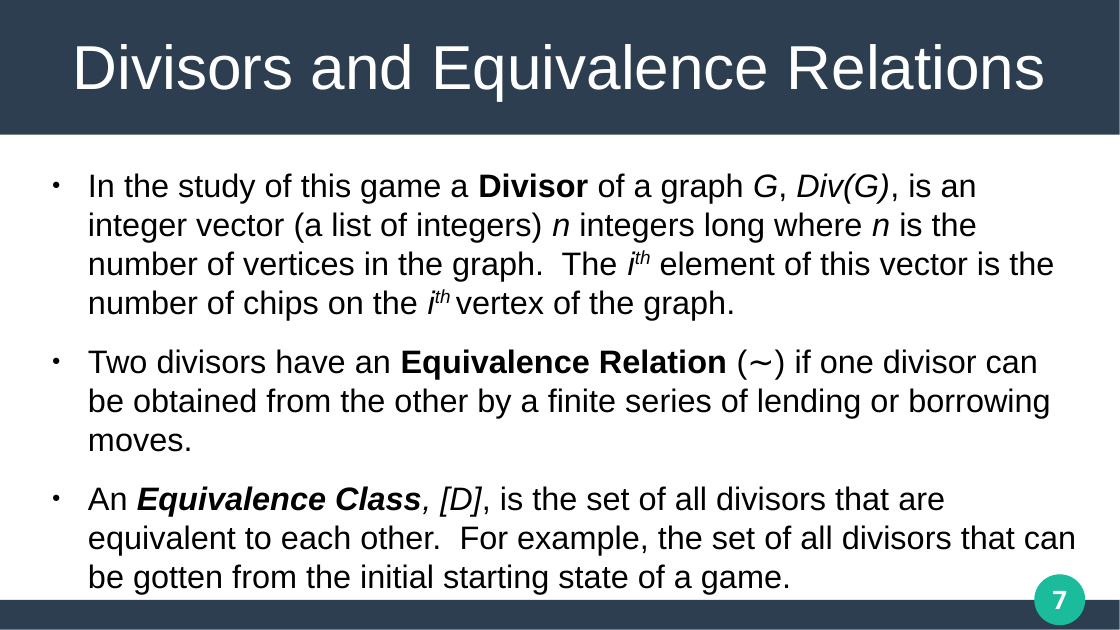
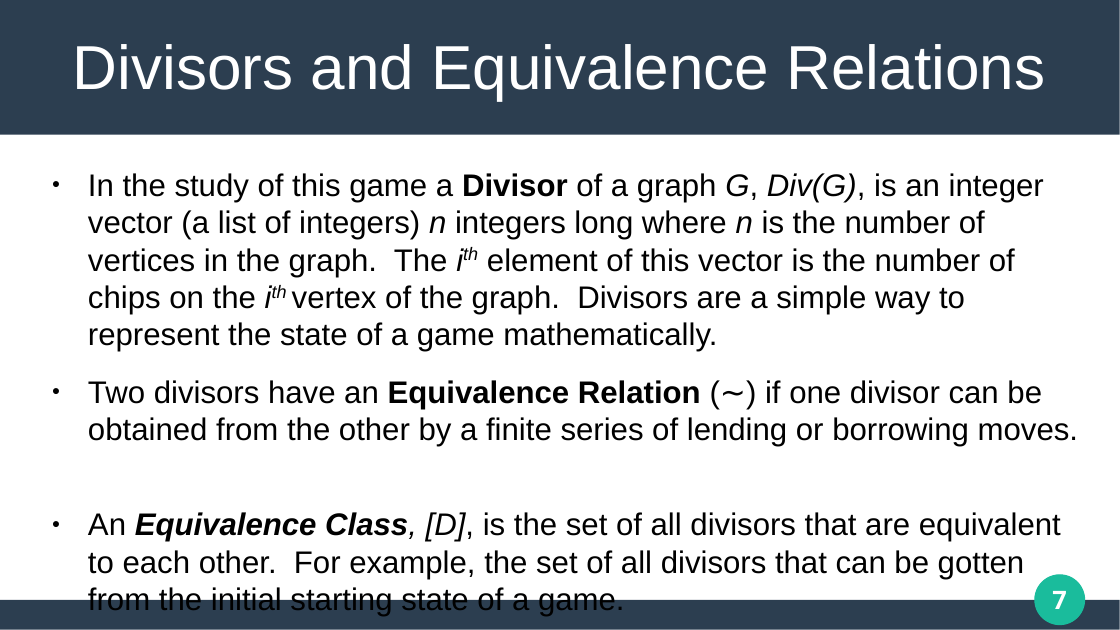
Before and after one commit to matthew-pisano/ChipFiring, a slide deck: slide 7 of Docs/SUREPresentation.pptx. Drawn at 1120x630 pixels with LibreOffice and Linux fonts; fonts in the diff are those of the drawing. Boxes give left, top, right and bottom in pixels: in the first picture for what was removed or moved away, otherwise in the second. Text is boxed around its words. In the diff, an @@ line names an element or a change of style, - is before the commit and + after.

```diff
--- a/Docs/SUREPresentation.pptx
+++ b/Docs/SUREPresentation.pptx
@@ text at bbox=[88, 173, 1044, 352]: text changed; size 23 to 22.1 pt @@
-● In the study of this game a Divisor of a graph G, Div(G), is an integer vector (a list of integers) n integers long where n is the number of vertices in the graph. The ith element of this vector is the number of chips on the ith vertex of the graph.
+● In the study of this game a Divisor of a graph G, Div(G), is an integer vector (a list of integers) n integers long where n is the number of vertices in the graph. The ith element of this vector is the number of chips on the ith vertex of the graph. Divisors are a simple way to represent the state of a game mathematically.
@@ text at bbox=[88, 380, 1078, 579]: size 23 to 22.1 pt in "Two divisors have an Equivalence Relation (∼) ...", "An Equivalence Class, [D], is the set ..." @@
```
Also in this commit, not shown: 13 other slides changed, 5 other files.
